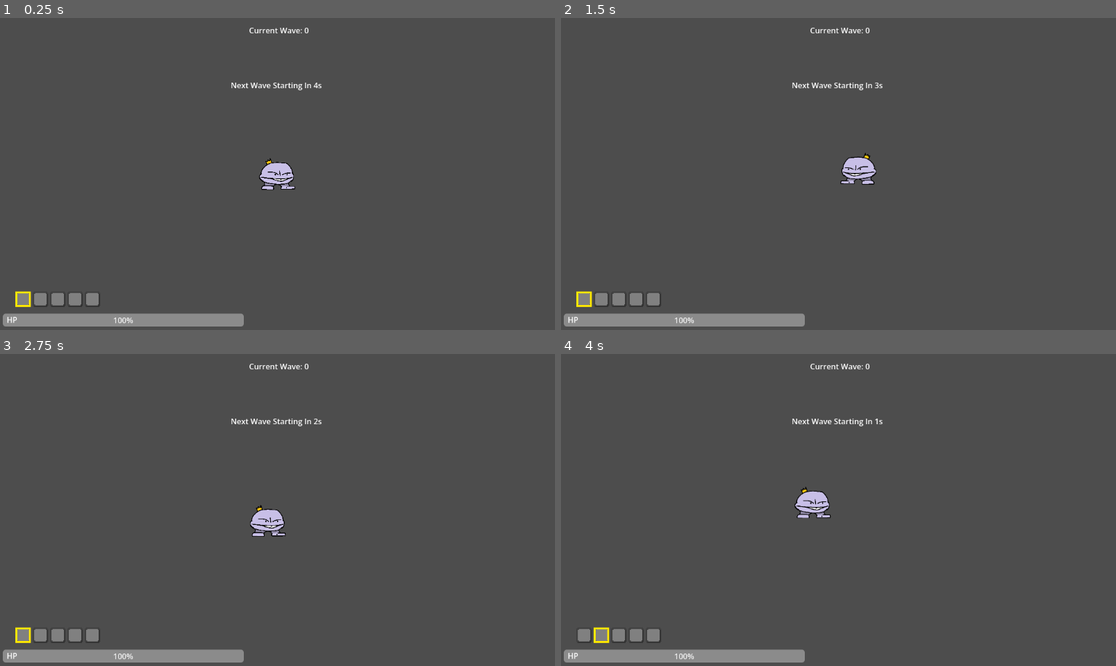
Above: before the commit, frames 1-4 (two rows, left to right).
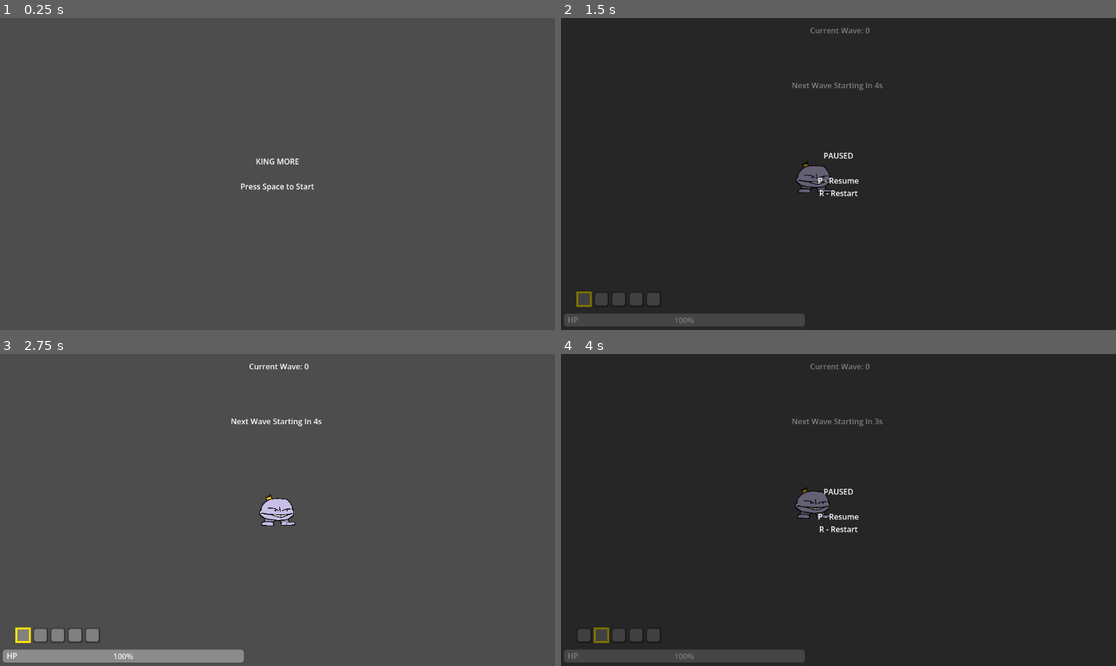
Above: after the commit, the same moments.

Repository: ryan-don31/King-More
Game: Godot game, scene res://scenes/screens/MenuScreen.tscn
Two runs of this game, one before a commit and one after it. Both use one fixed random seed, a clock stepped at 60 frames per second and the inputs below. Before the commit the project starts from res://scenes/levels/level.tscn. The engine's default icon, where the game draws it, is replaced by a stand-in: a white triangle on a blue panel in a dark square.
Inputs (mouse positions are in pixels of both pictures, inside the frame that each line leads up to):
- Up to frame 1 (0.25 s): no input
- Up to frame 2 (1.5 s): tap Space at 0.5, 0.77, 1.07, 1.25 s; move the mouse to (960, 158) at 0.52 s; press the mouse at (960, 158) at 0.53 s; hold D (move_right) 0.53-1.25 s; tap P at 0.8 s; release the mouse at (960, 158) at 1.25 s; drag from (727, 189) to (810, 236) at 1.27 s
- Up to frame 3 (2.75 s): move the mouse to (333, 441) at 2.02 s; hold D (move_right) from 2.03 s (still down); tap R at 2.1 s; tap Space at 2.3 s
- Up to frame 4 (4 s): release D (move_right) at 2.75 s; tap Enter at 2.75 s; drag from (810, 572) to (672, 463) at 2.77 s; move the mouse to (1005, 556) at 3.52 s; hold A (move_left) from 3.53 s (still down); tap Mouse wheel down (scroll_down) at 3.6 s; tap Space at 3.77 s; tap P at 3.8 s

The runs differ from the first frame. In frame 1, 3.2% of the frame differs, in the area x 0-58%, y 3-99%; in frame 2, 100%; in frame 3, 0.6%; in frame 4, 100%, in the area x 0-100%, y 0-100%.

Commit message:
added screens and state machine for menu, pause and end conditions

Diff:
--- a/king-more/project.godot
+++ b/king-more/project.godot
@@ -11,7 +11,7 @@
 [application]
 
 config/name="King More"
-run/main_scene="uid://bbec7r8eeoens"
+run/main_scene="res://scenes/screens/MenuScreen.tscn"
 config/features=PackedStringArray("4.6", "Forward Plus")
 config/icon="res://icon.svg"
 
@@ -20,6 +20,7 @@
 ItemSpawner="*uid://k8amg3figabe"
 Debug="*uid://d3too2hdnspji"
 UiManager="*uid://bk5lib2nmg2dj"
+GameState="*uid://dkm73d2baj4yp"
 
 [global_group]
 
--- a/king-more/scenes/levels/game_manager.gd
+++ b/king-more/scenes/levels/game_manager.gd
@@ -26,7 +26,10 @@
 var enemies_alive: int = 0
 var waiting_for_next_wave: bool = false
 
+
 func _ready() -> void:
+	GameState.is_transitioning = false
+	GameState.total_waves = max_waves
 	if not enemy_scene:
 		push_error("Enemy scene is empty!")
 		return
@@ -39,8 +42,10 @@
 
 func _start_next_wave() -> void:
 	current_wave += 1
+	GameState.waves_survived = current_wave - 1
 	if current_wave > max_waves:
-		print("All waves defeated!")
+		print("All waves defeated!") # this might be redundant but im afraid to remove it
+		GameState.win()
 		return
 	waiting_for_next_wave = false
 	_spawn_wave()
@@ -100,12 +105,15 @@
 			enemies_alive += 1
 
 func _on_enemy_died() -> void:
+	if GameState.is_transitioning:
+		return
 	enemies_alive -= 1
 	if enemies_alive <= 0 and not waiting_for_next_wave:
 		waiting_for_next_wave = true
-		print("Wave ", current_wave, " cleared!")
+		print("Wave ", current_wave, " cleared! Max: ", max_waves)
 		if current_wave >= max_waves:
 			print("All waves defeated!")
+			GameState.win()
 			return
 		print("Next wave in ", cooldown_between_waves, "s...")
 		timer.start(cooldown_between_waves)
--- a/king-more/scenes/levels/level.tscn
+++ b/king-more/scenes/levels/level.tscn
@@ -66,3 +66,4 @@
 enemy_scene = ExtResource("4_xb4v1")
 ranged_enemy_scene = ExtResource("7_mbbpy")
 spawn_points_container = NodePath("../SpawnPoints")
+max_waves = 1
--- /dev/null
+++ b/king-more/scenes/screens/GameOverScreen.tscn
@@ -0,0 +1,23 @@
+[gd_scene format=3 uid="uid://di1pit37fph72"]
+
+[node name="GameOverScreen" type="Node2D" unique_id=2119956859]
+
+[node name="CanvasLayer" type="CanvasLayer" parent="." unique_id=822065630]
+
+[node name="Label" type="Label" parent="CanvasLayer" unique_id=391067883]
+anchors_preset = 8
+anchor_left = 0.5
+anchor_top = 0.5
+anchor_right = 0.5
+anchor_bottom = 0.5
+offset_left = -200.0
+offset_top = -50.0
+offset_right = 200.0
+offset_bottom = 50.0
+grow_horizontal = 2
+grow_vertical = 2
+text = "GAME OVER
+
+Press Space for Menu"
+horizontal_alignment = 1
+vertical_alignment = 1
--- /dev/null
+++ b/king-more/scenes/screens/MenuScreen.tscn
@@ -0,0 +1,23 @@
+[gd_scene format=3 uid="uid://dbj3xcd2q41x"]
+
+[node name="MenuScreen" type="Node2D" unique_id=1803461799]
+
+[node name="CanvasLayer" type="CanvasLayer" parent="."]
+
+[node name="Label" type="Label" parent="CanvasLayer"]
+anchors_preset = 8
+anchor_left = 0.5
+anchor_top = 0.5
+anchor_right = 0.5
+anchor_bottom = 0.5
+offset_left = -200.0
+offset_top = -50.0
+offset_right = 200.0
+offset_bottom = 50.0
+grow_horizontal = 2
+grow_vertical = 2
+text = "KING MORE
+
+Press Space to Start"
+horizontal_alignment = 1
+vertical_alignment = 1
--- /dev/null
+++ b/king-more/scenes/screens/PauseScreen.tscn
@@ -0,0 +1,3 @@
+[gd_scene format=3 uid="uid://bu27lioqebl6j"]
+
+[node name="PauseScreen" type="Node2D" unique_id=1499858619]
--- /dev/null
+++ b/king-more/scenes/screens/WinScreen.tscn
@@ -0,0 +1,23 @@
+[gd_scene format=3 uid="uid://c6abt2tvtmhq6"]
+
+[node name="WinScreen" type="Node2D" unique_id=890694673]
+
+[node name="CanvasLayer" type="CanvasLayer" parent="." unique_id=938034540]
+
+[node name="Label" type="Label" parent="CanvasLayer" unique_id=1292797804]
+anchors_preset = 8
+anchor_left = 0.5
+anchor_top = 0.5
+anchor_right = 0.5
+anchor_bottom = 0.5
+offset_left = -200.0
+offset_top = -50.0
+offset_right = 200.0
+offset_bottom = 50.0
+grow_horizontal = 2
+grow_vertical = 2
+text = "YOU WIN!
+
+Press Space for Menu"
+horizontal_alignment = 1
+vertical_alignment = 1
--- a/king-more/scripts/player/player.gd
+++ b/king-more/scripts/player/player.gd
@@ -100,6 +100,8 @@
 	if(invincible_timer <= 0.0):
 		health -= damage
 		invincible_timer = 50.0
+	if health <= 0:
+		GameState.game_over()
 
 func check_invincible():
 	if(invincible_timer > 0.0):
--- /dev/null
+++ b/king-more/scripts/systems/game_state.gd
@@ -0,0 +1,121 @@
+extends Node
+
+## The central game state machine.
+## anages screen transitions, pause, and win/lose conditions.
+## registered as an autoload
+
+
+enum State { MENU, PLAYING, PAUSED, GAME_OVER, WIN }
+
+var current_state: State = State.MENU
+var pause_overlay: CanvasLayer = null
+var is_transitioning: bool = false
+
+var waves_survived: int = 0
+var total_waves: int = 0
+
+const MENU_SCENE = "res://scenes/screens/MenuScreen.tscn"
+const LEVEL_SCENE = "res://scenes/levels/level.tscn"
+const GAME_OVER_SCENE = "res://scenes/screens/GameOverScreen.tscn"
+const WIN_SCENE = "res://scenes/screens/WinScreen.tscn"
+
+func _ready() -> void:
+	process_mode = Node.PROCESS_MODE_ALWAYS
+
+func _input(event: InputEvent) -> void:
+	if not event is InputEventKey or not event.pressed:
+		return
+
+	match current_state:
+		State.MENU:
+			if event.keycode == KEY_SPACE:
+				start_game()
+		State.PLAYING:
+			if event.keycode == KEY_P:
+				pause_game()
+		State.PAUSED:
+			if event.keycode == KEY_P:
+				resume_game()
+			elif event.keycode == KEY_R:
+				restart_game()
+		State.GAME_OVER:
+			if event.keycode == KEY_SPACE:
+				go_to_menu()
+		State.WIN:
+			if event.keycode == KEY_SPACE:
+				go_to_menu()
+
+func start_game() -> void:
+	current_state = State.PLAYING
+	get_tree().change_scene_to_file(LEVEL_SCENE)
+
+func pause_game() -> void:
+	current_state = State.PAUSED
+	get_tree().paused = true
+	_show_pause_overlay()
+
+func resume_game() -> void:
+	current_state = State.PLAYING
+	get_tree().paused = false
+	_hide_pause_overlay()
+
+func restart_game() -> void:
+	_hide_pause_overlay()
+	get_tree().paused = false
+	current_state = State.PLAYING
+	is_transitioning = true
+	get_tree().change_scene_to_file(LEVEL_SCENE)
+
+func game_over() -> void:
+	current_state = State.GAME_OVER
+	get_tree().paused = false
+	is_transitioning = true
+	get_tree().call_deferred("change_scene_to_file", GAME_OVER_SCENE)
+	await get_tree().process_frame
+	await get_tree().process_frame
+
+	var label = get_tree().current_scene.get_node_or_null("CanvasLayer/Label")
+
+	if label:
+		var stats = "\n\nYou have survived %d/%d waves" % [waves_survived, total_waves]
+		label.text += stats
+	else:
+		print("Could not find the Label! Check your Game Over scene tree paths.")
+
+func win() -> void:
+	current_state = State.WIN
+	is_transitioning = true
+	get_tree().call_deferred("change_scene_to_file",WIN_SCENE)
+
+func go_to_menu() -> void:
+	current_state = State.MENU
+	is_transitioning
+	get_tree().change_scene_to_file(MENU_SCENE)
+
+func _show_pause_overlay() -> void: # dont need pause screen technically
+	pause_overlay = CanvasLayer.new()
+	pause_overlay.layer = 100
+	pause_overlay.process_mode = Node.PROCESS_MODE_ALWAYS
+
+	# Semi-transparent background
+	var bg = ColorRect.new()
+	bg.color = Color(0, 0, 0, 0.5)
+	bg.set_anchors_preset(Control.PRESET_FULL_RECT)
+	pause_overlay.add_child(bg)
+
+	# Pause text
+	var label = Label.new()
+	label.text = "PAUSED\n\nP - Resume\nR - Restart"
+	label.set_anchors_preset(Control.PRESET_CENTER)
+	label.grow_horizontal = Control.GROW_DIRECTION_BOTH
+	label.grow_vertical = Control.GROW_DIRECTION_BOTH
+	label.horizontal_alignment = HORIZONTAL_ALIGNMENT_CENTER
+	label.vertical_alignment = VERTICAL_ALIGNMENT_CENTER
+	pause_overlay.add_child(label)
+
+	get_tree().current_scene.add_child(pause_overlay)
+
+func _hide_pause_overlay() -> void:
+	if pause_overlay:
+		pause_overlay.queue_free()
+		pause_overlay = null
Not shown, added: king-more/scripts/systems/game_state.gd.uid
